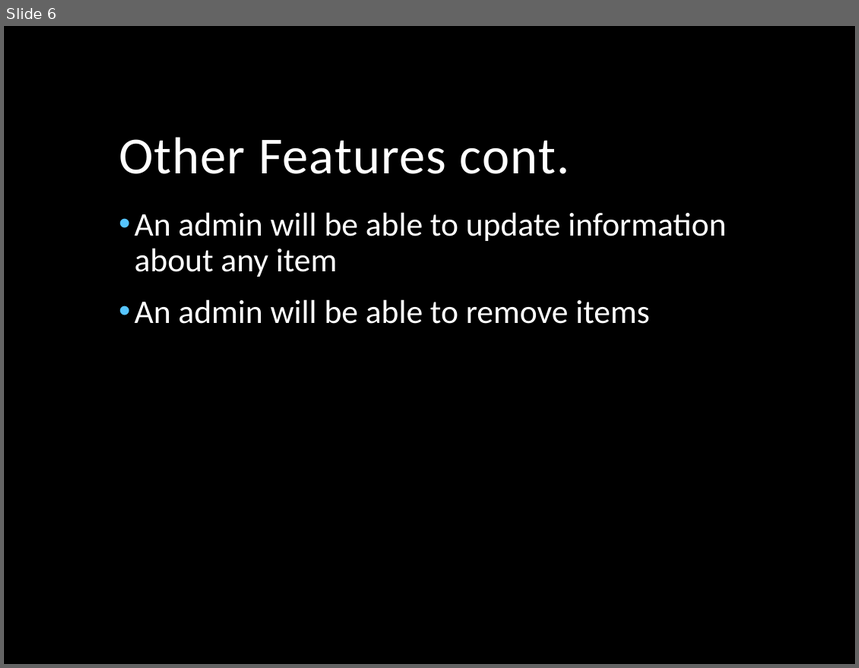
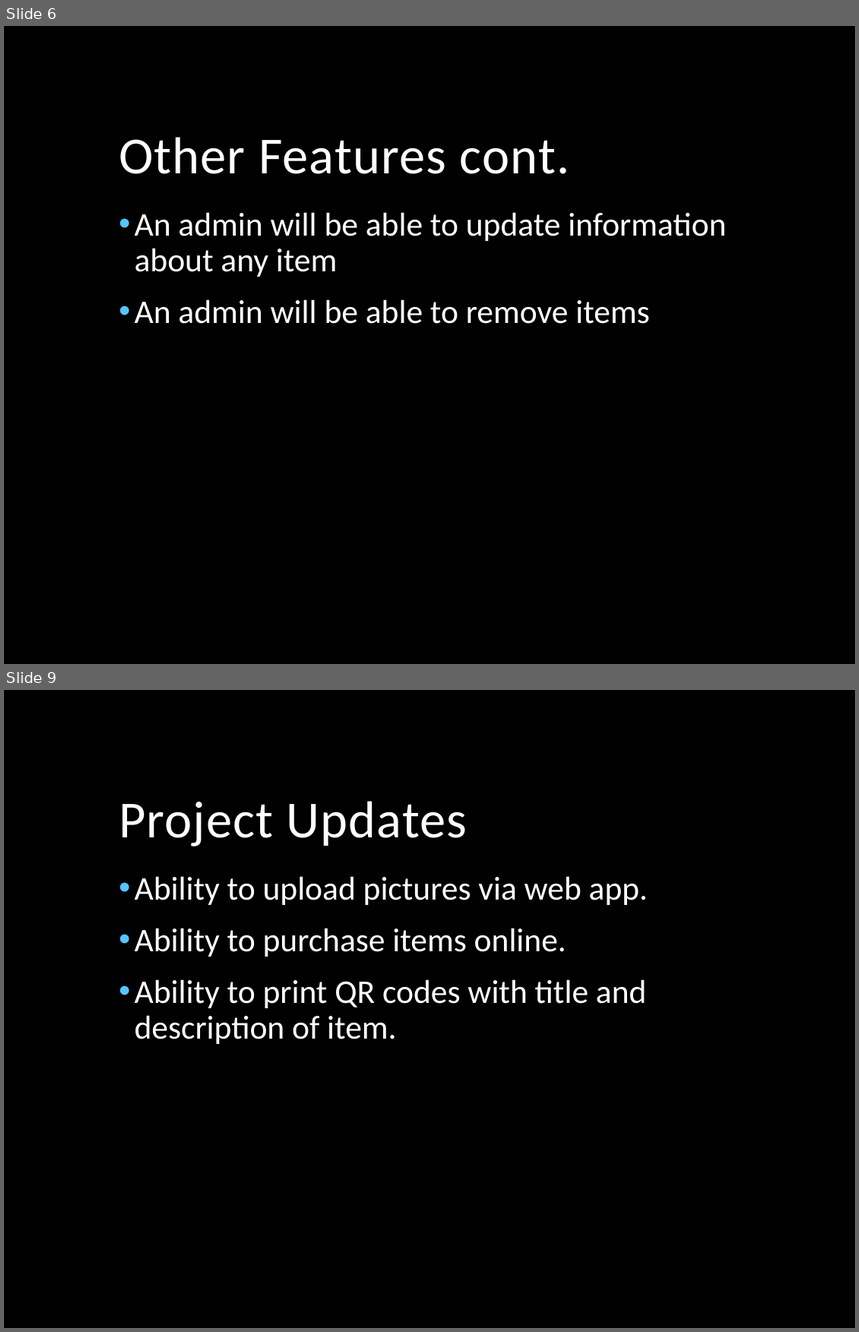
Before and after one commit to rhubrightj/CSCI480-Project-TheBrogrammers, a slide deck: Presentation.pptx. Shown one above the other, each under a label of ours: slide 6 before the commit, slides 6 and 9 after it; the slides between them are not shown. The pictures are 859x668 and 859x1332 pixels, drawn with LibreOffice and Linux fonts; fonts in the diff are those of the drawing; background and template pictures are left out. Boxes give left, top, right and bottom in pixels: in the first picture for what was removed or moved away, otherwise in the second. Text is boxed around its words. In the diff, an @@ line names an element or a change of style, - is before the commit and + after.

```diff
--- a/Presentation.pptx
+++ b/Presentation.pptx
@@ slide 9 added at [4,690,855,1328], background picture (left out) @@
@@ title added at [119,801,468,847], 44 pt, text #FFFFFF @@
+Project Updates
@@ text added at [135,876,648,1044], 28 pt, text #FFFFFF @@
+• Ability to upload pictures via web app.
+• Ability to purchase items online.
+• Ability to print QR codes with title and description of item.
```
Also in this commit, not shown: 3 other slides added, 46 other files.
